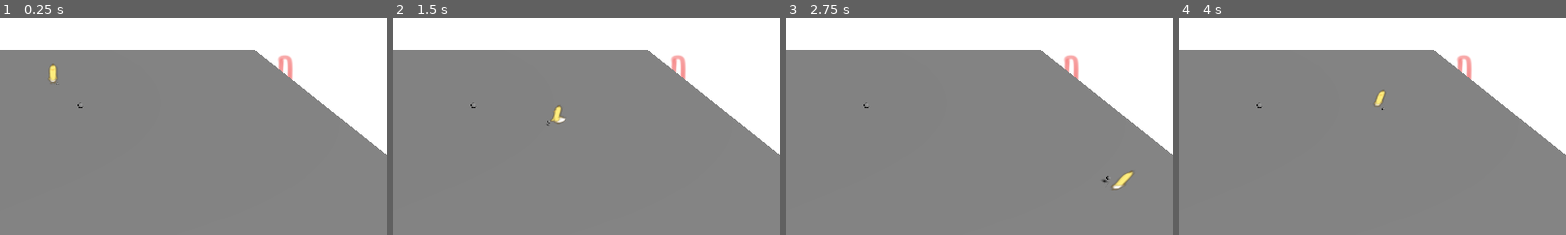
Above: before the commit, frames 1-4 (left to right).
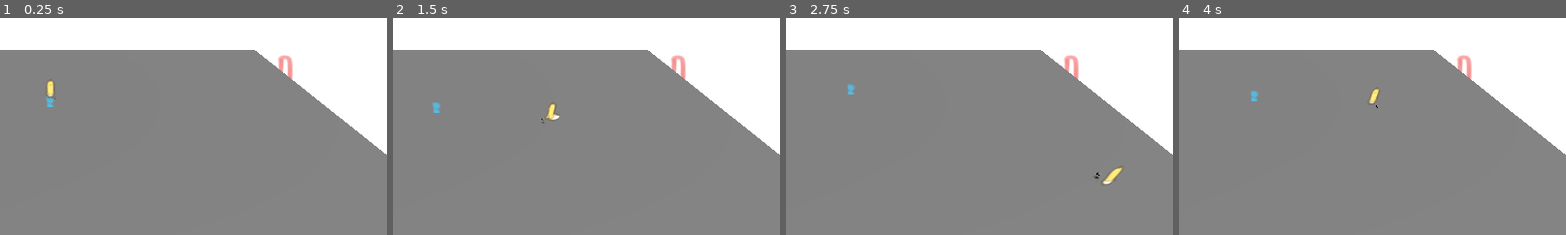
Above: after the commit, the same moments.

Repository: Gunihelm/RandomBullshitGo
Game: Godot game, scene res://scenes/game.tscn
The game is run twice, just before and just after one commit, with the same random seed, the same clock (stepped at 60 frames per second) and the same inputs.
Inputs (mouse positions are % of the whole screen's width and height, from its top left):
- Up to frame 1 (0.25 s): no input
- Up to frame 2 (1.5 s): move the mouse to (72, 45) at 0.52 s; hold Right (ui_right) 0.53-1.28 s; click (72, 45) at 0.6 s; move the mouse to (30, 55) at 1.27 s; hold Down (ui_down) from 1.28 s (still down); click (30, 55) at 1.35 s
- Up to frame 3 (2.75 s): move the mouse to (60, 28) at 2.02 s; release Down (ui_down) at 2.03 s; hold Right (ui_right) from 2.03 s (still down); click (60, 28) at 2.1 s
- Up to frame 4 (4 s): move the mouse to (45, 70) at 2.77 s; release Right (ui_right) at 2.78 s; hold Up (ui_up) 2.78-3.53 s; click (45, 70) at 2.85 s; tap Enter at 3.5 s; move the mouse to (80, 65) at 3.52 s; hold Left (ui_left) from 3.53 s (still down); click (80, 65) at 3.6 s
The pictures show only the part of the screen within x 41-91%, y 27-77%; the shares and areas given below are measured in that part.

The runs differ from the first frame. In frame 1, 0.4% of the frame differs, in the area x 11-22%, y 20-42%; in frame 2, 0.4%; in frame 3, 0.5%, in the area x 15-90%, y 30-80%; in frame 4, 0.4%.
Error before the commit: Parse Error: Unindent doesn't match the previous indentation level. (res://scripts/Enemy.gd:26)

Commit message:
Enemy Movement

Diff:
--- a/scenes/enemy.tscn
+++ b/scenes/enemy.tscn
@@ -1,6 +1,7 @@
-[gd_scene load_steps=3 format=3 uid="uid://yp2cy8fah1wg"]
+[gd_scene load_steps=4 format=3 uid="uid://yp2cy8fah1wg"]
 
 [ext_resource type="Script" path="res://scripts/Enemy.gd" id="1_lodft"]
+[ext_resource type="Texture2D" uid="uid://b8kw35wm5lul1" path="res://assets/Player_mockup.png" id="2_t45kf"]
 
 [sub_resource type="CapsuleShape3D" id="CapsuleShape3D_tdbbq"]
 
@@ -8,9 +9,11 @@
 script = ExtResource("1_lodft")
 
 [node name="CollisionShape3D" type="CollisionShape3D" parent="."]
+transform = Transform3D(0.46, 0, 0, 0, 0.46, 0, 0, 0, 0.46, 0, 0, 0)
 shape = SubResource("CapsuleShape3D_tdbbq")
 
 [node name="Area3D" type="Area3D" parent="."]
 
 [node name="Sprite3D" type="Sprite3D" parent="."]
 billboard = 2
+texture = ExtResource("2_t45kf")
--- a/scenes/game.tscn
+++ b/scenes/game.tscn
@@ -1,9 +1,8 @@
-[gd_scene load_steps=12 format=3 uid="uid://clcqewrfte2cx"]
+[gd_scene load_steps=11 format=3 uid="uid://hwde4d5v1iqr"]
 
 [ext_resource type="PackedScene" uid="uid://iqhp16gxd7gn" path="res://scenes/player.tscn" id="1_1x47k"]
 [ext_resource type="Texture2D" uid="uid://3w0huat4uac7" path="res://assets/BG_mockup.png" id="3_0w828"]
-[ext_resource type="PackedScene" path="res://scenes/enemy.tscn" id="3_gd8yw"]
-[ext_resource type="PackedScene" uid="uid://csceq1vkmj2wl" path="res://scenes/dummy.tscn" id="4_bfhg6"]
+[ext_resource type="PackedScene" uid="uid://yp2cy8fah1wg" path="res://scenes/enemy.tscn" id="3_gd8yw"]
 
 [sub_resource type="BoxShape3D" id="BoxShape3D_yufhb"]
 size = Vector3(20, 1, 10)
@@ -70,6 +69,3 @@
 texture = ExtResource("3_0w828")
 
 [node name="Enemy" parent="." instance=ExtResource("3_gd8yw")]
-
-[node name="Dummy" parent="." instance=ExtResource("4_bfhg6")]
-transform = Transform3D(1, 0, 0, 0, 1, 0, 0, 0, 1, 0.985603, 0.261702, 0)
--- a/scripts/Enemy.gd
+++ b/scripts/Enemy.gd
@@ -2,6 +2,7 @@
 
 const SPEED = 5.0
 const isEnemy = true
+var destination = Vector3.ZERO
 
 # Get the gravity from the project settings to be synced with RigidBody nodes.
 var gravity = ProjectSettings.get_setting("physics/3d/default_gravity")
@@ -12,19 +13,17 @@
 	if not is_on_floor():
 		velocity.y -= gravity * delta
 
-	# Get the input direction and handle the movement/deceleration.
-	# As good practice, you should replace UI actions with custom gameplay actions.
-	var input_dir = Input.get_vector("ui_left", "ui_right", "ui_up", "ui_down")
-	var direction = (transform.basis * Vector3(input_dir.x, 0, input_dir.y)).normalized()
-	if direction:
-		velocity.x = direction.x * SPEED
-		velocity.z = direction.z * SPEED
-	else:
-		velocity.x = move_toward(velocity.x, 0, SPEED)
-		velocity.z = move_toward(velocity.z, 0, SPEED)
+	if destination == Vector3.ZERO or position.distance_to(destination):
+		_destination_search()
+	_move_to(delta)
 
-	move_and_slide()
-
- func _knockback(player_velocity):
+func _knockback(player_velocity):
 	velocity += player_velocity
 	return
+
+func _destination_search():
+	destination = position + Vector3(randf_range(-10,10), 0, randf_range(-10,10))
+
+func _move_to(delta):
+	var direction = (destination - position).normalized()
+	translate(direction * SPEED * delta)
